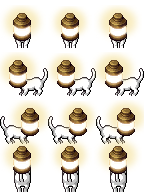
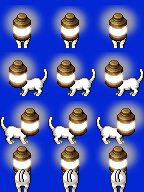
Comparing the layer stacks of the two (144, 192) images. Changes:
added layer "Calque 8" above "Calque 6" over [14, 169, 127, 192]
showed "Calque 7" over [0, 0, 144, 192]
